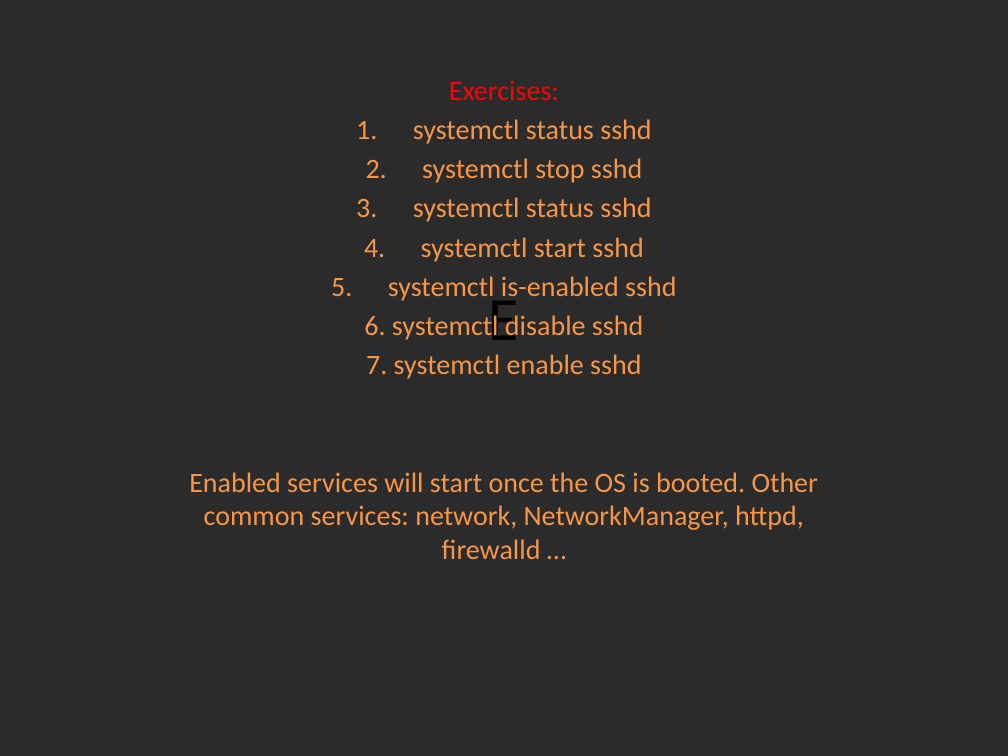
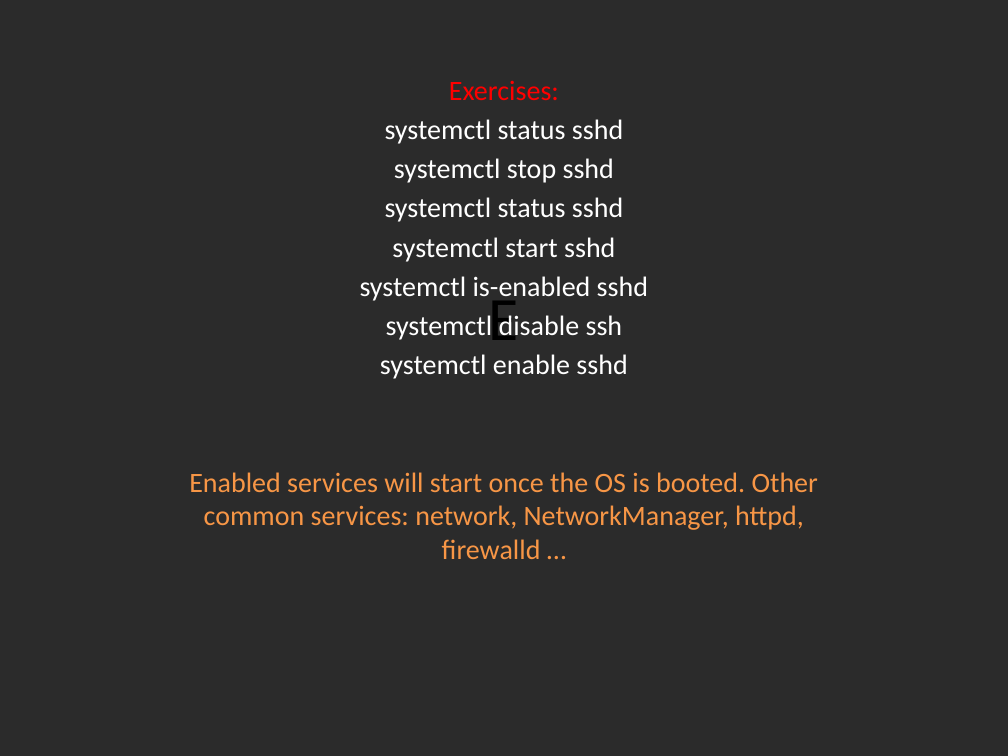
Before and after one commit to Academy-Soft-Intellect/Linux-Course, a slide deck: slide 4 of 10.SystemD_And_TheBootProcedure/10-SystemDAndTheBootProcedure.pptx. Drawn at 1008x756 pixels with LibreOffice and Linux fonts; fonts in the diff are those of the drawing; background and template pictures are left out; a plain dark background stands for a picture behind light text. Boxes give left, top, right and bottom in pixels: in the first picture for what was removed or moved away, otherwise in the second. Text is boxed around its words. In the diff, an @@ line names an element or a change of style, - is before the commit and + after.

Commit message:
Fixing presentation typos.

```diff
--- a/10.SystemD_And_TheBootProcedure/10-SystemDAndTheBootProcedure.pptx
+++ b/10.SystemD_And_TheBootProcedure/10-SystemDAndTheBootProcedure.pptx
@@ subtitle at bbox=[360, 119, 648, 303]: text colour #F79646 to #FFFFFF in "systemctl status sshd", "systemctl stop sshd", "systemctl status sshd", "systemctl start sshd" and 1 more places; bullet 1. to none @@
@@ subtitle at bbox=[380, 315, 627, 379]: text changed; text colour #F79646 to #FFFFFF @@
-6. systemctl disable sshd
-7. systemctl enable sshd
+systemctl disable ssh
+systemctl enable sshd
```
Also in this commit, not shown: 8 other slides changed, 2 other files.
